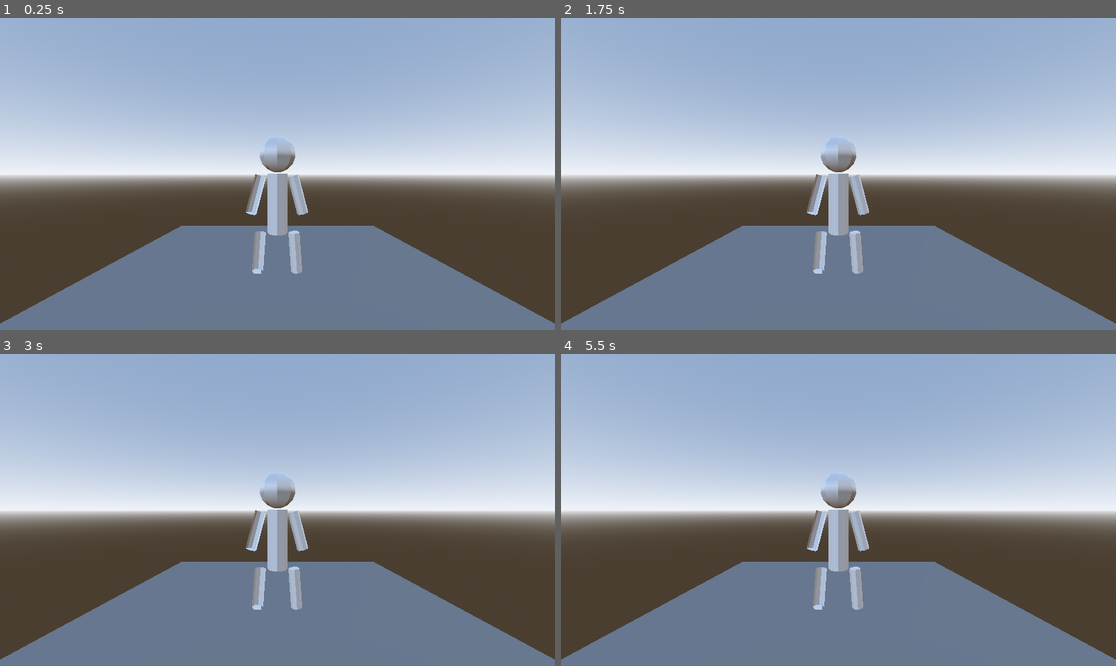
Above: before the commit, frames 1-4 (two rows, left to right).
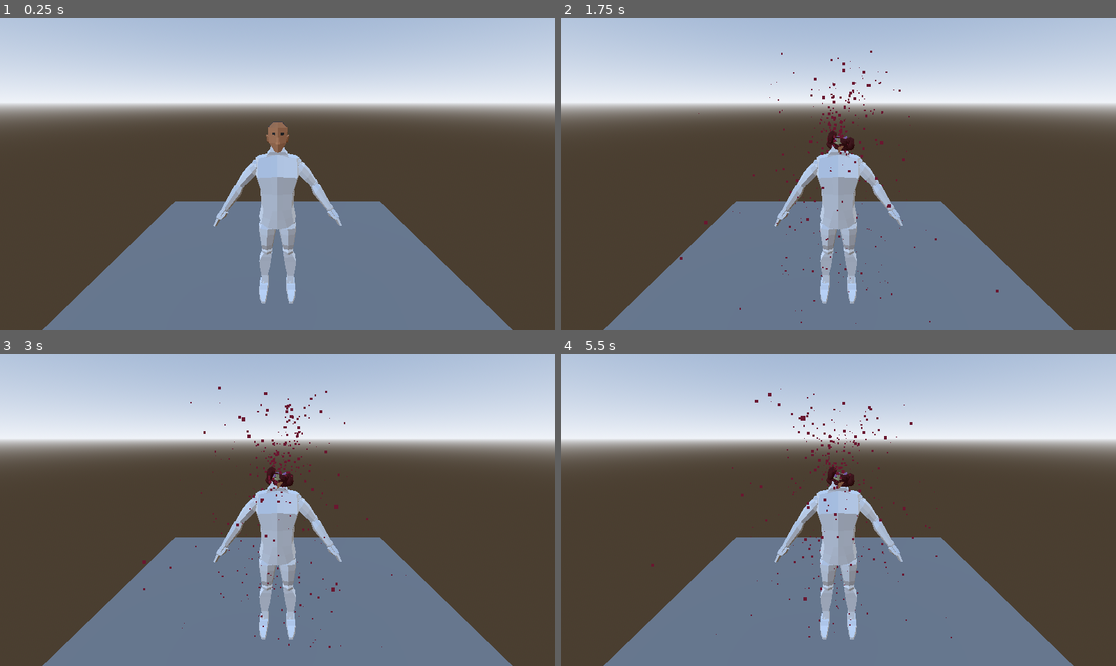
Above: after the commit, the same moments.

Repository: gamecolab-personal-projects/Godot_Dismemberment
Game: Godot game, scene res://scenes/test_world/TestWorld.tscn
Same seed, same stepped clock (60 frames per second), same inputs: the game is played once before the commit and once after it.
Inputs (mouse positions are in pixels of both pictures, inside the frame that each line leads up to):
- Up to frame 1 (0.25 s): no input
- Up to frame 2 (1.75 s): tap Enter (ui_accept) at 0.5, 1.35, 1.52 s; move the mouse to (960, 158) at 0.52 s; hold Enter (ui_accept) 0.53-1.28 s; click (960, 158) at 0.67 s; move the mouse to (727, 189) at 1.27 s; click (727, 189) at 1.42 s
- Up to frame 3 (3 s): tap Enter (ui_accept) at 1.82, 2.85 s; move the mouse to (333, 441) at 2.02 s; hold Enter (ui_accept) 2.03-2.78 s; click (333, 441) at 2.17 s; move the mouse to (249, 572) at 2.77 s; click (249, 572) at 2.92 s
- Up to frame 4 (5.5 s): tap Enter (ui_accept) at 3.02, 3.32, 4.35, 4.52, 4.82 s; move the mouse to (1005, 556) at 3.52 s; hold Enter (ui_accept) 3.53-4.28 s; click (1005, 556) at 3.67 s; tap R (restart) at 4.15 s; move the mouse to (672, 463) at 4.27 s; click (672, 463) at 4.42 s; move the mouse to (866, 510) at 5.02 s; hold Enter (ui_accept) from 5.03 s (still down); click (866, 510) at 5.17 s

The runs differ from the first frame. In frame 1, 60% of the frame differs, in the area x 0-100%, y 0-100%; in frame 2, 60%; in frame 3, 60%; in frame 4, 60%.

Commit message:
Curioso efecto de sangre con el head explosion. Faltan los gibs spawneados

Diff:
--- /dev/null
+++ b/scenes/fullCharacterHeadExplosion/character.gd
@@ -0,0 +1,26 @@
+extends CharacterBody3D
+
+@onready var head_intact = $fullBodyHeadGibbed/cabeza_intacta
+@onready var head_gibbed = $fullBodyHeadGibbed/cabeza_gibbed_01
+@onready var blood = $ParticulasSangre
+
+var exploded := false
+
+func _ready():
+	head_gibbed.visible = false
+	blood.emitting = false
+
+func _input(event):
+	if event.is_action_pressed("ui_accept"):
+		swap_head()
+
+func swap_head():
+	if exploded:
+		return
+	exploded = true
+
+	head_intact.visible = false
+	head_gibbed.visible = true
+
+	blood.restart()
+	blood.emitting = true
--- /dev/null
+++ b/scenes/fullCharacterHeadExplosion/character.tscn
@@ -0,0 +1,38 @@
+[gd_scene load_steps=7 format=3 uid="uid://ciivs4ehmc11w"]
+
+[ext_resource type="Script" uid="uid://c4ipr0pxa1sa2" path="res://scenes/fullCharacterHeadExplosion/character.gd" id="1_6cnqi"]
+[ext_resource type="PackedScene" uid="uid://bpn73nai3mgvk" path="res://models/fullBodyHeadGibbed/fullBodyHeadGibbed.glb" id="2_k8juq"]
+[ext_resource type="PackedScene" uid="uid://drjvdhvu7vnay" path="res://scenes/particulas_sangre.tscn" id="3_k8juq"]
+
+[sub_resource type="Curve" id="Curve_x2wk7"]
+_limits = [0.0, 5.0, 0.0, 1.0]
+_data = [Vector2(0.0033783838, 2.1389275), 0.0, 0.0, 0, 0, Vector2(0.5439189, 1.244842), 0.0, 0.0, 0, 0, Vector2(1, 0), 0.0, 0.0, 0, 0]
+point_count = 3
+
+[sub_resource type="CurveTexture" id="CurveTexture_p4cm6"]
+curve = SubResource("Curve_x2wk7")
+
+[sub_resource type="ParticleProcessMaterial" id="ParticleProcessMaterial_k8juq"]
+particle_flag_align_y = true
+angle_min = -69.49999
+angle_max = 69.500015
+direction = Vector3(0, 1, 0)
+spread = 20.0
+initial_velocity_min = 1.0
+initial_velocity_max = 5.0
+gravity = Vector3(0, -30, 0)
+scale_min = 0.0
+scale_curve = SubResource("CurveTexture_p4cm6")
+
+[node name="Character" type="CharacterBody3D"]
+script = ExtResource("1_6cnqi")
+
+[node name="fullBodyHeadGibbed" parent="." instance=ExtResource("2_k8juq")]
+
+[node name="ParticulasSangre" parent="." instance=ExtResource("3_k8juq")]
+transform = Transform3D(1, 0, 0, 0, 1, 0, 0, 0, 1, 0, 2.4797974, 0)
+amount = 2000
+lifetime = 4.0
+process_material = SubResource("ParticleProcessMaterial_k8juq")
+
+[editable path="fullBodyHeadGibbed"]
--- a/scenes/particulas_sangre.tscn
+++ b/scenes/particulas_sangre.tscn
@@ -2,7 +2,7 @@
 
 [sub_resource type="Curve" id="Curve_x2wk7"]
 _limits = [0.0, 5.0, 0.0, 1.0]
-_data = [Vector2(0, 5), 0.0, 0.0, 0, 0, Vector2(0.5304054, 3.3813891), 0.0, 0.0, 0, 0, Vector2(1, 0), 0.0, 0.0, 0, 0]
+_data = [Vector2(0.0033783838, 2.1389275), 0.0, 0.0, 0, 0, Vector2(0.5439189, 1.244842), 0.0, 0.0, 0, 0, Vector2(1, 0), 0.0, 0.0, 0, 0]
 point_count = 3
 
 [sub_resource type="CurveTexture" id="CurveTexture_p4cm6"]
--- a/scenes/test_world/TestWorld.tscn
+++ b/scenes/test_world/TestWorld.tscn
@@ -1,8 +1,9 @@
-[gd_scene load_steps=9 format=3 uid="uid://co4jeg8r5anfc"]
+[gd_scene load_steps=10 format=3 uid="uid://co4jeg8r5anfc"]
 
 [ext_resource type="Script" uid="uid://b665m2letn05e" path="res://scenes/test_world/camera_3d.gd" id="1_6aauk"]
 [ext_resource type="PackedScene" uid="uid://cfk15nghto2fi" path="res://scenes/dummy_character/personaje_desm.tscn" id="1_mv7wm"]
 [ext_resource type="Script" uid="uid://tcmps8xstxn2" path="res://scenes/test_world/game_manager.gd" id="3_mej68"]
+[ext_resource type="PackedScene" uid="uid://ciivs4ehmc11w" path="res://scenes/fullCharacterHeadExplosion/character.tscn" id="4_adqdi"]
 
 [sub_resource type="BoxMesh" id="BoxMesh_6aauk"]
 
@@ -23,7 +24,7 @@
 [node name="TestWorld" type="Node3D"]
 
 [node name="Camera3D" type="Camera3D" parent="."]
-transform = Transform3D(1, 0, 0, 0, 1, 0, 0, 0, 1, 0, 5.4171753, 11.230835)
+transform = Transform3D(1, 0, 0, 0, 0.9432807, 0.3319965, 0, -0.3319965, 0.9432807, 0, 9.146851, 7.7977295)
 script = ExtResource("1_6aauk")
 
 [node name="RayCast3D" type="RayCast3D" parent="Camera3D"]
@@ -32,6 +33,7 @@
 collide_with_areas = true
 
 [node name="Personaje_desm" parent="." instance=ExtResource("1_mv7wm")]
+transform = Transform3D(1, 0, 0, 0, 1, 0, 0, 0, 1, -16.087982, 0, 0)
 
 [node name="MeshInstance3D" type="MeshInstance3D" parent="."]
 transform = Transform3D(20, 0, 0, 0, 1, 0, 0, 0, 20, 0, -0.4737079, 0)
@@ -48,3 +50,6 @@
 
 [node name="GameManager" type="Node3D" parent="."]
 script = ExtResource("3_mej68")
+
+[node name="Character" parent="." instance=ExtResource("4_adqdi")]
+transform = Transform3D(3, 0, 0, 0, 3, 0, 0, 0, 3, 0, 0, 0)
Binary file changed: models/fullBodyHeadGibbed/fullBodyHeadGibbed.glb
Not shown, added: scenes/fullCharacterHeadExplosion/character.gd.uid
Not shown, changed: models/fullBodyHeadGibbed/fullBodyHeadGibbed.blend
Not shown, changed: models/fullBodyHeadGibbed/fullBodyHeadGibbed.blend1
